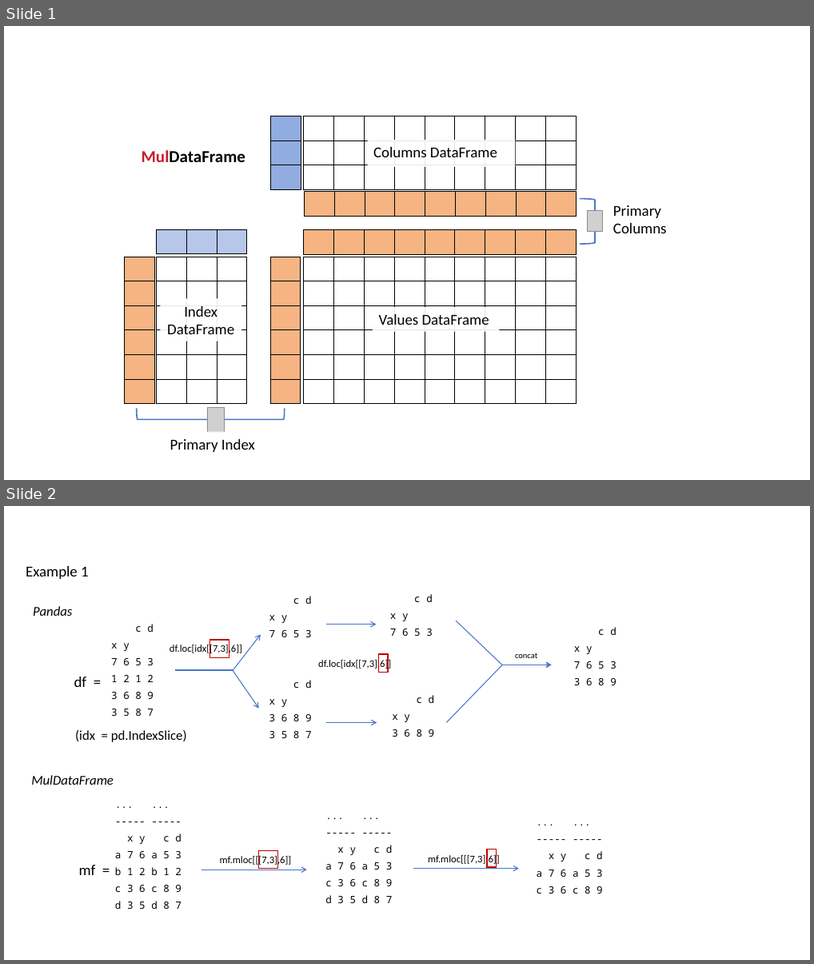
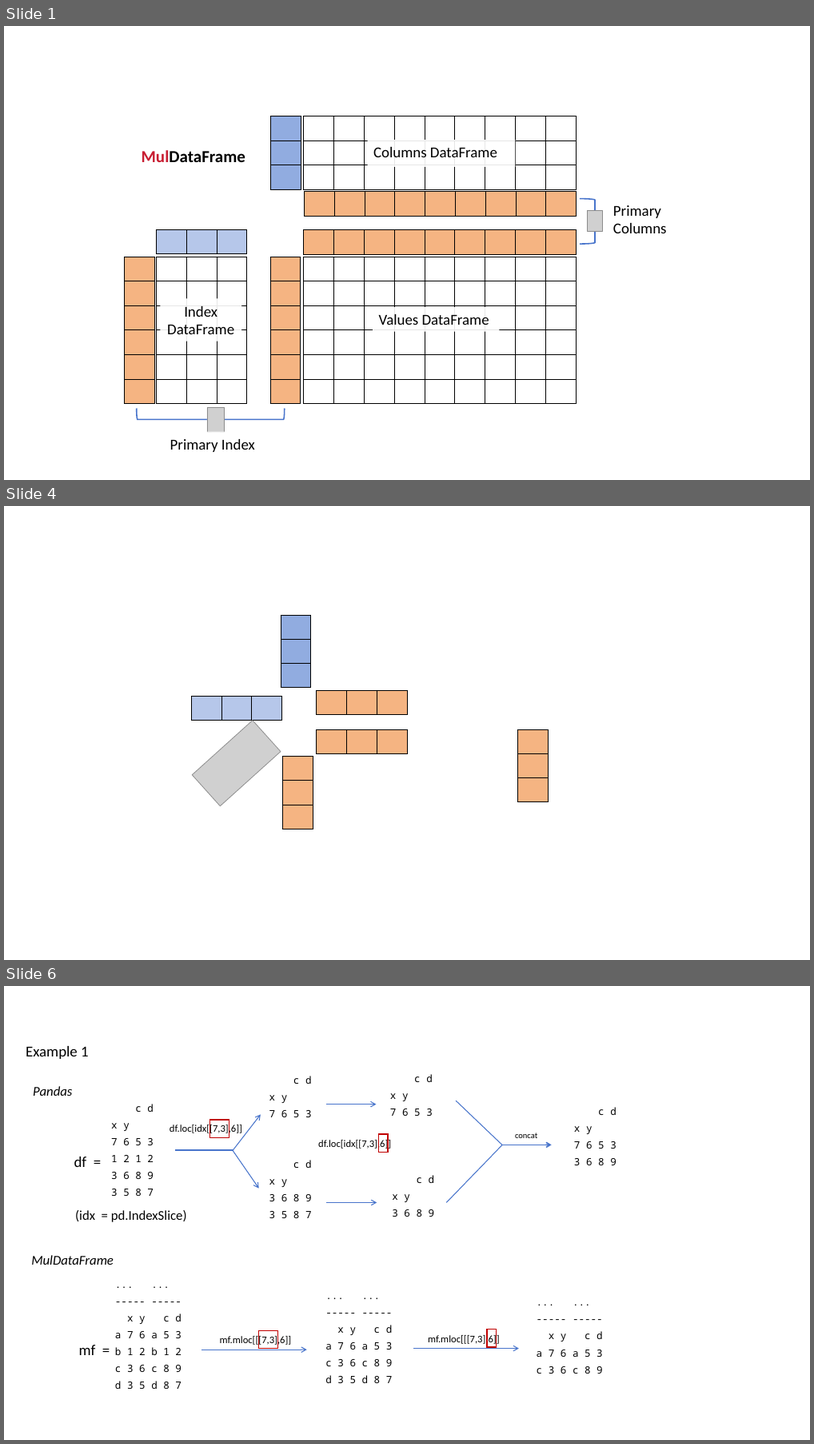
Before and after one commit to frlender/muldataframe, a slide deck: legacy/Presentation1.pptx. Shown one above the other, each under a label of ours: slides 1 and 2 before the commit, slides 1, 4 and 6 after it; the slides between them are not shown. The pictures are 814x964 and 814x1444 pixels, drawn with LibreOffice and Linux fonts; fonts in the diff are those of the drawing; grey boxes stand for pictures. Boxes give left, top, right and bottom in pixels: in the first picture for what was removed or moved away, otherwise in the second. Text is boxed around its words. In the diff, an @@ line names an element or a change of style, - is before the commit and + after.

```diff
--- a/legacy/Presentation1.pptx
+++ b/legacy/Presentation1.pptx
@@ slide 4 added at bbox=[4, 506, 810, 960], background #FFFFFF @@
@@ table added at bbox=[281, 615, 311, 688], 3 rows, 1 columns @@
+
+
+
@@ table added at bbox=[191, 696, 282, 720], 1 rows, 3 columns @@
+ |  | 
@@ table added at bbox=[317, 690, 407, 714], 1 rows, 3 columns @@
+ |  | 
@@ picture added at bbox=[192, 720, 281, 806] @@
@@ table added at bbox=[317, 729, 407, 753], 1 rows, 3 columns @@
+ |  | 
@@ table added at bbox=[518, 729, 549, 875], 3 rows, 1 columns @@
+
+
+
@@ table added at bbox=[283, 756, 313, 901], 3 rows, 1 columns @@
+
+
+
@@ what was slide 2 is now slide 6 @@
```
Also in this commit, not shown: 3 other slides added, 8 other files.
